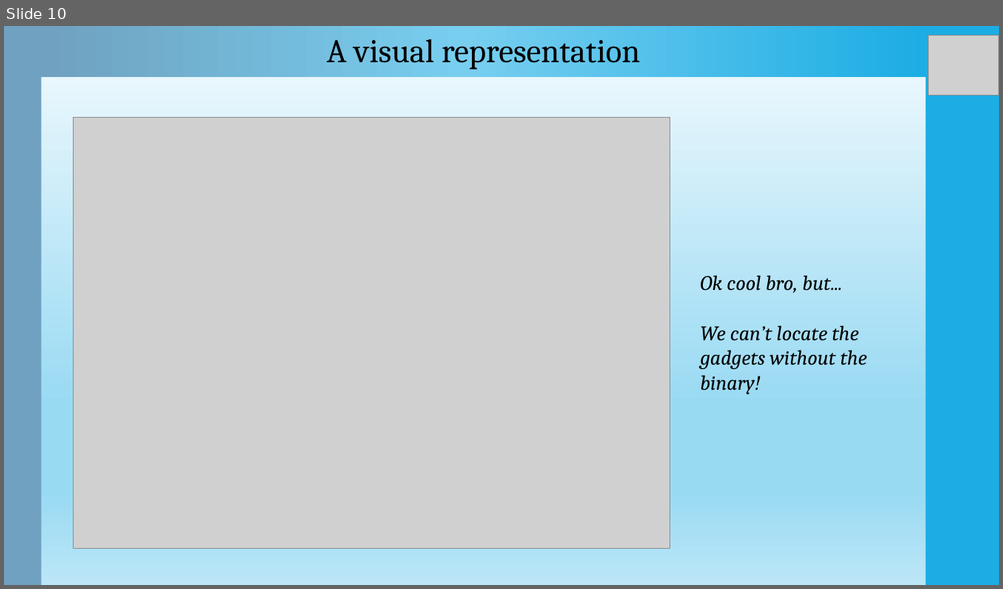
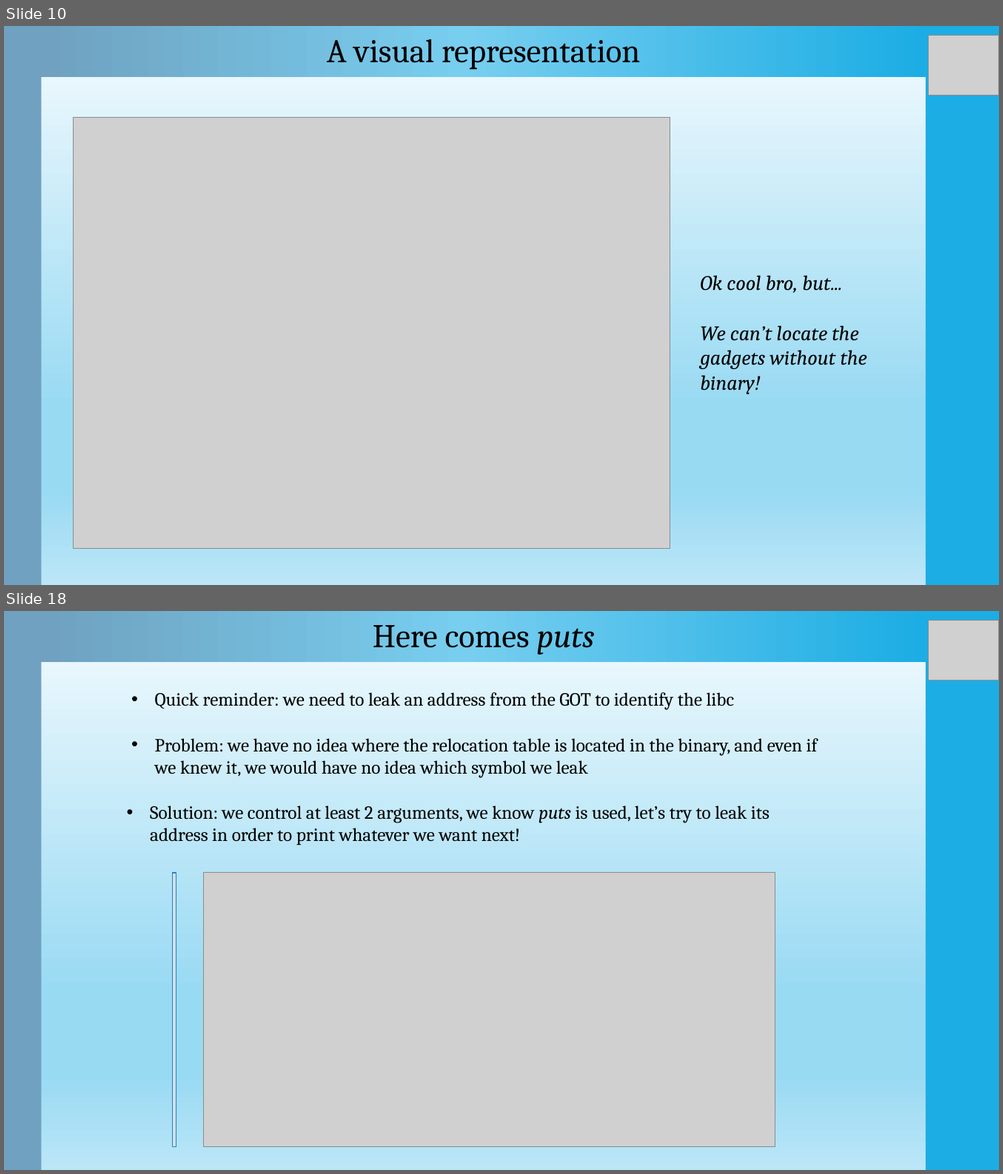
Before and after one commit to Ewael/LSE, a slide deck: Blind_Date/slides.pptx. Shown one above the other, each under a label of ours: slide 10 before the commit, slides 10 and 18 after it; the slides between them are not shown. The pictures are 1003x589 and 1003x1174 pixels, drawn with LibreOffice and Linux fonts; fonts in the diff are those of the drawing; grey boxes stand for pictures. Boxes give left, top, right and bottom in pixels: in the first picture for what was removed or moved away, otherwise in the second. Text is boxed around its words. In the diff, an @@ line names an element or a change of style, - is before the commit and + after.

```diff
--- a/Blind_Date/slides.pptx
+++ b/Blind_Date/slides.pptx
@@ slide 18 added at box(4, 611, 999, 1170), background gradient #F4FBFE to #99DAF3 to #BBE6F7; not listed: 2 template elements that a slide beside it also shows @@
@@ rectangle added at box(41, 611, 925, 663), fill gradient #1CADE4 to #77CEEF to #70A1C0 @@
@@ text added at box(373, 625, 595, 655), 32 pt, text #000000 @@
+Here comes puts
@@ picture added at box(928, 621, 999, 681) @@
@@ text added at box(155, 692, 734, 710), 18 pt, text #000000 @@
+• Quick reminder: we need to leak an address from the GOT to identify the libc
@@ text added at box(155, 738, 817, 778), 18 pt, text #000000 @@
+• Problem: we have no idea where the relocation table is located in the binary, and even if we knew it, we would have no idea which symbol we leak
@@ text added at box(150, 806, 769, 846), 18 pt, text #000000 @@
+• Solution: we control at least 2 arguments, we know puts is used, let’s try to leak its address in order to print whatever we want next!
@@ rectangle added at box(173, 873, 176, 1147), fill #CFE0EA, outline #2683C6 1.1 pt @@
@@ picture added at box(203, 873, 775, 1147) @@
```
Also in this commit, not shown: 7 slides changed, 13 other slides added, 4 slides removed.
